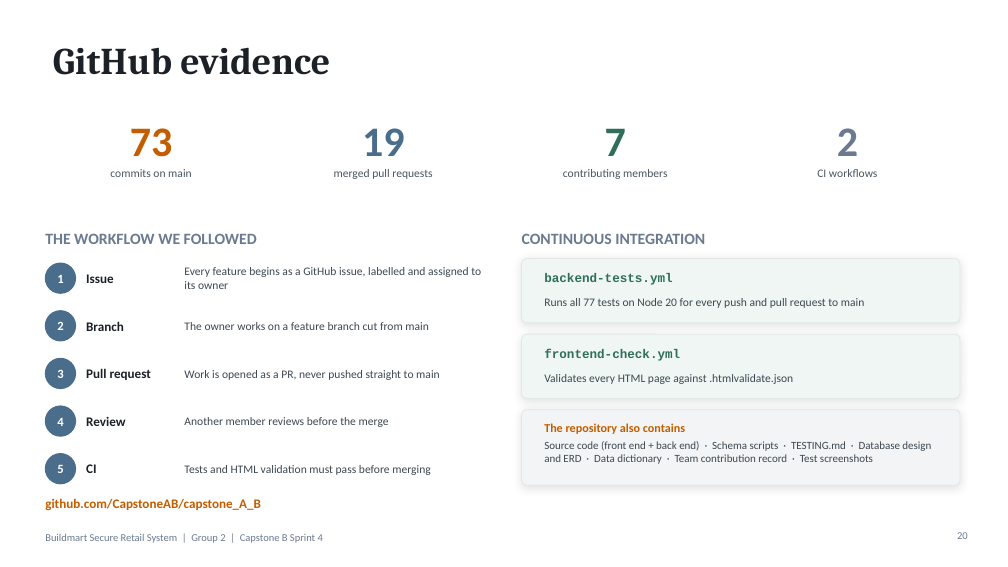
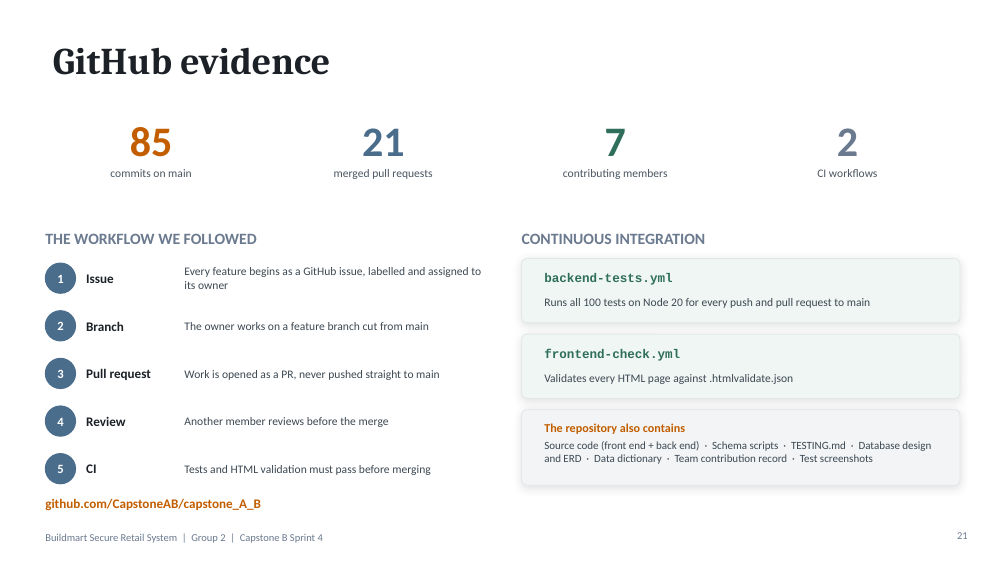
Before and after one commit to CapstoneAB/capstone_A_B, a slide deck: slide 21 of docs/sprint4/presentation/Buildmart-Sprint4-Final-Presentation.pptx (slide 20 before the commit). Drawn at 1008x567 pixels with LibreOffice and Linux fonts; fonts in the diff are those of the drawing. Boxes give left, top, right and bottom in pixels: in the first picture for what was removed or moved away, otherwise in the second. Text is boxed around its words. In the diff, an @@ line names an element or a change of style, - is before the commit and + after.

```diff
--- a/docs/sprint4/presentation/Buildmart-Sprint4-Final-Presentation.pptx
+++ b/docs/sprint4/presentation/Buildmart-Sprint4-Final-Presentation.pptx
@@ text at (x1=130, y1=127, x2=173, y2=157): text changed @@
-73
+85
@@ text at (x1=362, y1=128, x2=405, y2=156): text changed @@
-19
+21
@@ text at (x1=544, y1=298, x2=870, y2=308): text changed @@
-Runs all 77 tests on Node 20 for every push and pull request to main
+Runs all 100 tests on Node 20 for every push and pull request to main
@@ page number at (x1=957, y1=532, x2=968, y2=539): text changed @@
-20
+21
```
Also in this commit, not shown: 10 other slides changed, 1 slide added, 7 other files.
